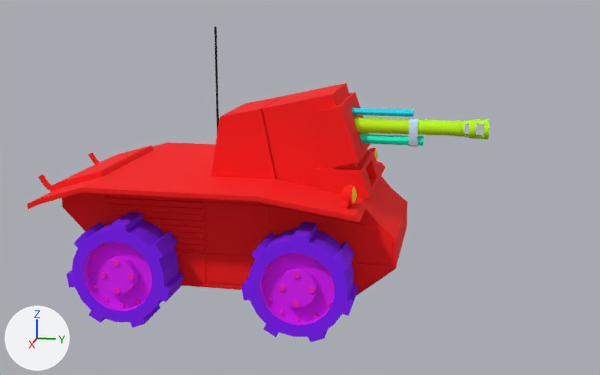
The FBX model Assets/Models/Tank_GWB2/Tank_GWB2.FBX, before and after one commit.
One viewpoint serves both versions: a 50 mm camera at (0.0699, 0.0199, 0.0294) aimed at (0.0004, 0.006, 0.012). Arrows for +X, +Y and +Z are at lower left; the lights stay in place. Both versions are drawn at frame 1 of the action 'Take 001'; the numbers are the values there. Vertices at the same position are counted once.

The older version as bpy lines, for what is in view:
```python
ob_g_w_b2_body = bpy.data.objects.new('G.W.B2_Body', me_mesh)
ob_g_w_b2_body.location = (0.0, 0.0, 0.01247)
ob_g_w_b2_body.rotation_euler = (1.571, 0.0, -1.571)  # degrees (90, 0, -90)
ob_g_w_b2_body.scale = (0.01, 0.01, 0.01)
ob_g_w_b2_canon = bpy.data.objects.new('G.W.B2_Canon', me_mesh_003)
ob_g_w_b2_canon.location = (0.0, 0.00928, 0.0175)
ob_g_w_b2_canon.rotation_euler = (1.571, 0.0, 3.142)  # degrees (90, 0, 180)
ob_g_w_b2_canon.scale = (0.01, 0.01, 0.01)
ob_g_w_b2_wheel_b_right = bpy.data.objects.new('G.W.B2_Wheel_b_right', me_mesh_005)
ob_g_w_b2_wheel_b_right.location = (0.00815, -0.00732, 0.00622)
ob_g_w_b2_wheel_b_right.rotation_euler = (1.571, 0.0, -3.142)  # degrees (90, 0, -180)
ob_g_w_b2_wheel_b_right.scale = (-0.001, -0.001, -0.001)
ob_g_w_b2_wheel_f_right = bpy.data.objects.new('G.W.B2_Wheel_f_right', me_mesh_004)
ob_g_w_b2_wheel_f_right.location = (0.00815, 0.00759, 0.00622)
ob_g_w_b2_wheel_f_right.rotation_euler = (1.571, 0.0, -3.142)  # degrees (90, 0, -180)
ob_g_w_b2_wheel_f_right.scale = (-0.001, -0.001, -0.001)
```
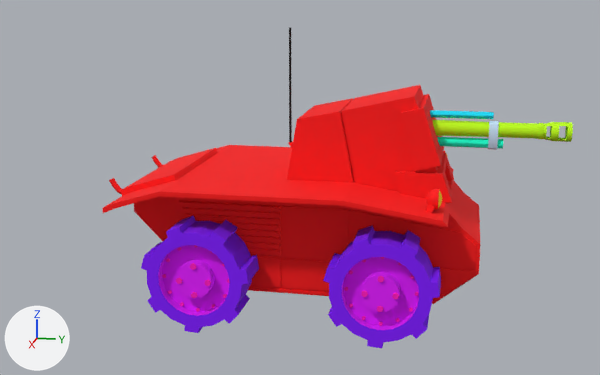
Location of each change, [x1, y1, x2, y2] in pixels of the pictures (600 x 375 px; the box of a moved part takes in the faces that stretch with it):
'G.W.B2_Body', reshaped, moved, turned: before [27, 27, 408, 296]; after [102, 27, 480, 304]
'G.W.B2_Wheel_f_right', moved, rescaled, turned: before [241, 222, 359, 342]; after [323, 225, 441, 348]
'G.W.B2_Wheel_b_right', moved, turned, rescaled: before [66, 212, 184, 328]; after [141, 216, 259, 333]
'G.W.B2_Canon', moved, turned, rescaled: before [352, 108, 489, 147]; after [430, 110, 573, 150]
part 2 of me_mesh, moved or reshaped (not visible afterwards): before [369, 148, 378, 161]
part 3 of me_mesh, moved or reshaped: before [340, 185, 357, 208]; after [426, 189, 442, 213]
part 4 of me_mesh, moved or reshaped: before [214, 27, 219, 132]; after [289, 27, 292, 143]
part 5 of me_mesh, moved or reshaped: before [39, 175, 52, 190]; after [109, 178, 122, 194]
part 6 of me_mesh, moved or reshaped: before [88, 152, 99, 164]; after [151, 155, 163, 168]
part 7 of me_mesh, rebuilt: before [27, 83, 408, 296]; after [102, 85, 480, 304]

The change, as a list of edits to the scene's bpy script:
```text
Change me_mesh_004:
    where me_mesh_004.from_pydata(...)  # 411 vertices, 754 faces; spans x -1.86..1.86, y -4.43..4.43, z -4.46..4.46
    used by ob_g_w_b2_wheel_f_right; location = (0.00815, 0.00759, 0.00622); rotation_euler = (1.571, 0.0, -3.142), in degrees (90, 0, -180); scale = (-0.001, -0.001, -0.001)
    me_mesh_004 part 1: the whole mesh is turned -180 degrees about the x axis through its middle
Change me_mesh:
    used by ob_g_w_b2_body; location = (0.0, 0.0, 0.01247); rotation_euler = (1.571, 0.0, -1.571), in degrees (90, 0, -90); scale = (0.01, 0.01, 0.01)
    remove me_mesh.from_pydata(...)  # 1191 vertices, 2332 faces; spans x -1.49..1.64, y -0.82..1.33, z -0.99..0.99
    add me_mesh.from_pydata(...)  # 1192 vertices, 2332 faces; spans x -0.99..0.99, y -0.54..1.61, z -1.57..1.57
    me_mesh part 2: the loose piece of 156 vertices spanning x -1.19..-1.07, y 0.0..0.17, z 0.69..0.84 is turned 90 degrees about the y axis through its middle, then moved by (1.89, 0.29, 0.44)
    me_mesh part 3: the loose piece of 156 vertices spanning x -1.19..-1.07, y 0.0..0.17, z -0.84..-0.69 is turned 90 degrees about the y axis through its middle, then moved by (0.36, 0.29, 1.96)
    me_mesh part 4: the loose piece of 16 vertices spanning x 0.14..0.16, y 0.34..1.33, z -0.01..0.01 is turned 90 degrees about the y axis through its middle, then moved by (-0.15, 0.29, -0.08)
    me_mesh part 5: the loose piece of 72 vertices spanning x 1.47..1.64, y -0.07..0.07, z -0.52..-0.47 is turned 90 degrees about the y axis through its middle, then moved by (-2.05, 0.29, -0.99)
    me_mesh part 6: the loose piece of 72 vertices spanning x 1.47..1.64, y -0.07..0.07, z 0.47..0.52 is turned 90 degrees about the y axis through its middle, then moved by (-1.06, 0.29, -1.98)
    me_mesh part 7: the loose piece of 713 vertices spanning x -1.49..1.49, y -0.82..0.82, z -0.99..0.99 is rebuilt with 714 vertices and now spans x -0.99..0.99, y -0.54..1.11, z -1.42..1.57
Change me_mesh_005:
    where me_mesh_005.from_pydata(...)  # 411 vertices, 754 faces; spans x -1.84..1.89, y -4.43..4.43, z -4.46..4.46
    used by ob_g_w_b2_wheel_b_right; location = (0.00815, -0.00732, 0.00622); rotation_euler = (1.571, 0.0, -3.142), in degrees (90, 0, -180); scale = (-0.001, -0.001, -0.001)
    me_mesh_005 part 8: the whole mesh is turned -180 degrees about the x axis through its middle
Change ob_g_w_b2_wheel_f_right:
    ob_g_w_b2_wheel_f_right.rotation_euler: (1.571, 0.0, -3.142) -> (0.0, 0.0, 0.0)  # degrees (90, 0, -180) -> degrees (0, 0, 0)
    add ob_g_w_b2_wheel_f_right.parent = ob_g_w_b2_body
    ob_g_w_b2_wheel_f_right.location: (0.00815, 0.00759, 0.00622) -> (-0.815, -0.338, 0.83)
    ob_g_w_b2_wheel_f_right.scale: (-0.001, -0.001, -0.001) -> (-0.1, -0.1, -0.1)
Change ob_g_w_b2_body:
    ob_g_w_b2_body.location: (0.0, 0.0, 0.01247) -> (0.0, 0.00584, 0.0096)
    ob_g_w_b2_body.rotation_euler: (1.571, 0.0, -1.571) -> (1.571, 0.0, 3.142)  # degrees (90, 0, -90) -> degrees (90, 0, 180)
Change ob_g_w_b2_canon:
    ob_g_w_b2_canon.rotation_euler: (1.571, 0.0, 3.142) -> (0.0, 0.0, 0.0)  # degrees (90, 0, 180) -> degrees (0, 0, 0)
    ob_g_w_b2_canon.scale: (0.01, 0.01, 0.01) -> (1.0, 1.0, 1.0)
    add ob_g_w_b2_canon.parent = ob_g_w_b2_body
    ob_g_w_b2_canon.location: (0.0, 0.00928, 0.0175) -> (0.0, 0.791, 0.999)
Change ob_g_w_b2_wheel_b_right:
    ob_g_w_b2_wheel_b_right.rotation_euler: (1.571, 0.0, -3.142) -> (0.0, 0.0, 0.0)  # degrees (90, 0, -180) -> degrees (0, 0, 0)
    add ob_g_w_b2_wheel_b_right.parent = ob_g_w_b2_body
    ob_g_w_b2_wheel_b_right.location: (0.00815, -0.00732, 0.00622) -> (-0.815, -0.338, -0.661)
    ob_g_w_b2_wheel_b_right.scale: (-0.001, -0.001, -0.001) -> (-0.1, -0.1, -0.1)
```
